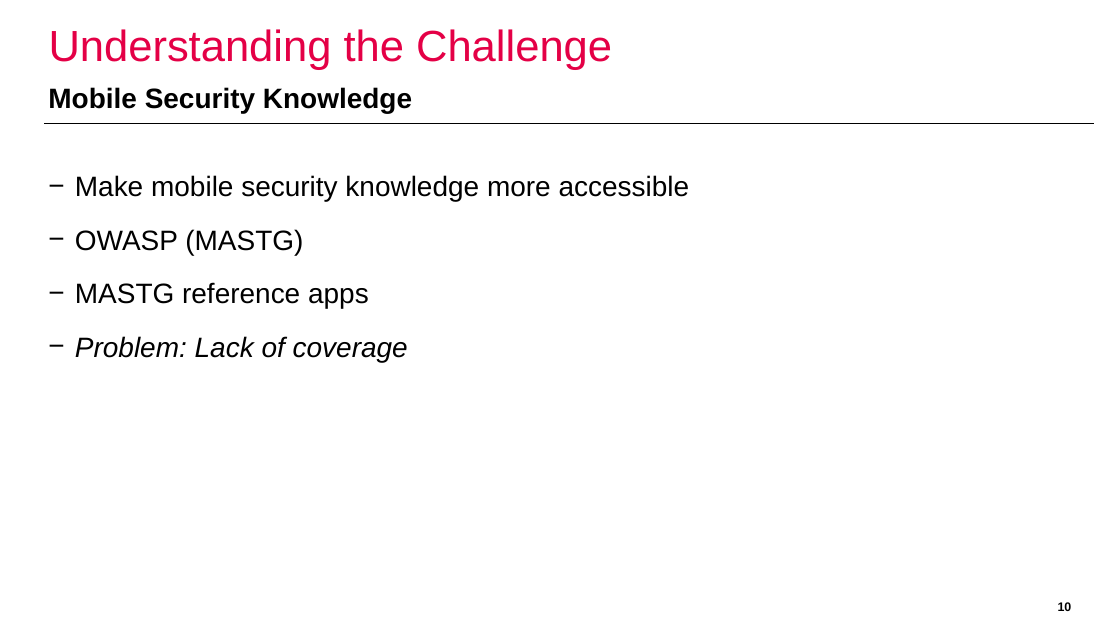
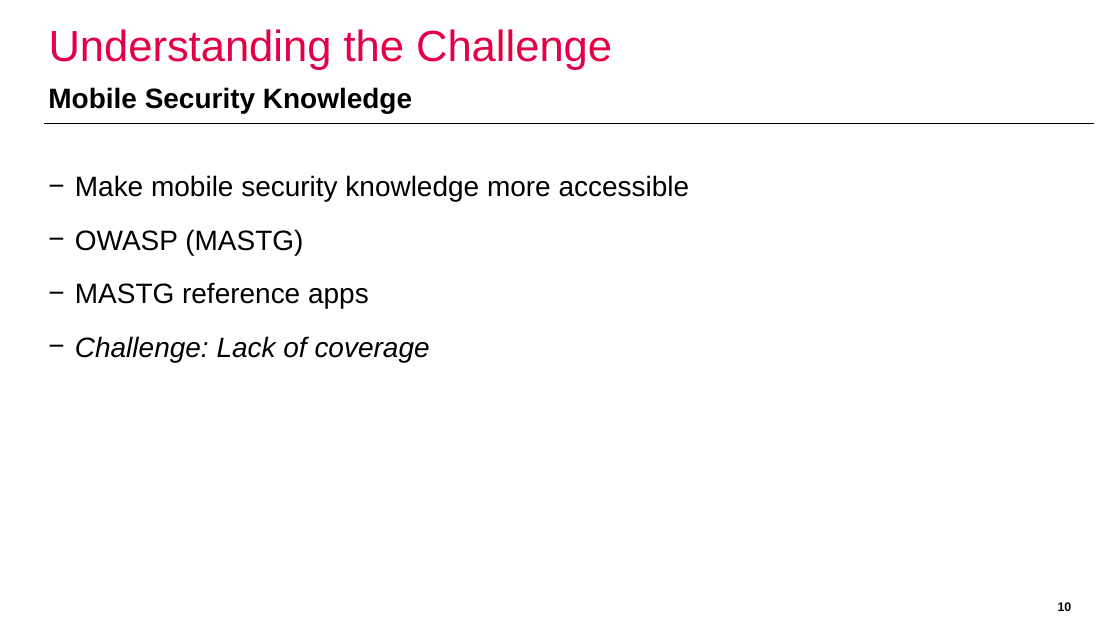
Before and after one commit to domi-cmd/Reference_Application_for_OWASP_MASTG, a slide deck: slide 10 of dev_documents/presentation/ba_thesis_presentation_kronig.pptx. Drawn at 1120x630 pixels with LibreOffice and Linux fonts; fonts in the diff are those of the drawing; background and template pictures are left out. Boxes give left, top, right and bottom in pixels: in the first picture for what was removed or moved away, otherwise in the second. Text is boxed around its words. In the diff, an @@ line names an element or a change of style, - is before the commit and + after.

```diff
--- a/dev_documents/presentation/ba_thesis_presentation_kronig.pptx
+++ b/dev_documents/presentation/ba_thesis_presentation_kronig.pptx
@@ text at [75,336,430,362]: text changed @@
-− Problem: Lack of coverage
+− Challenge: Lack of coverage
```
Also in this commit, not shown: 9 other slides changed, 1 slide removed.
